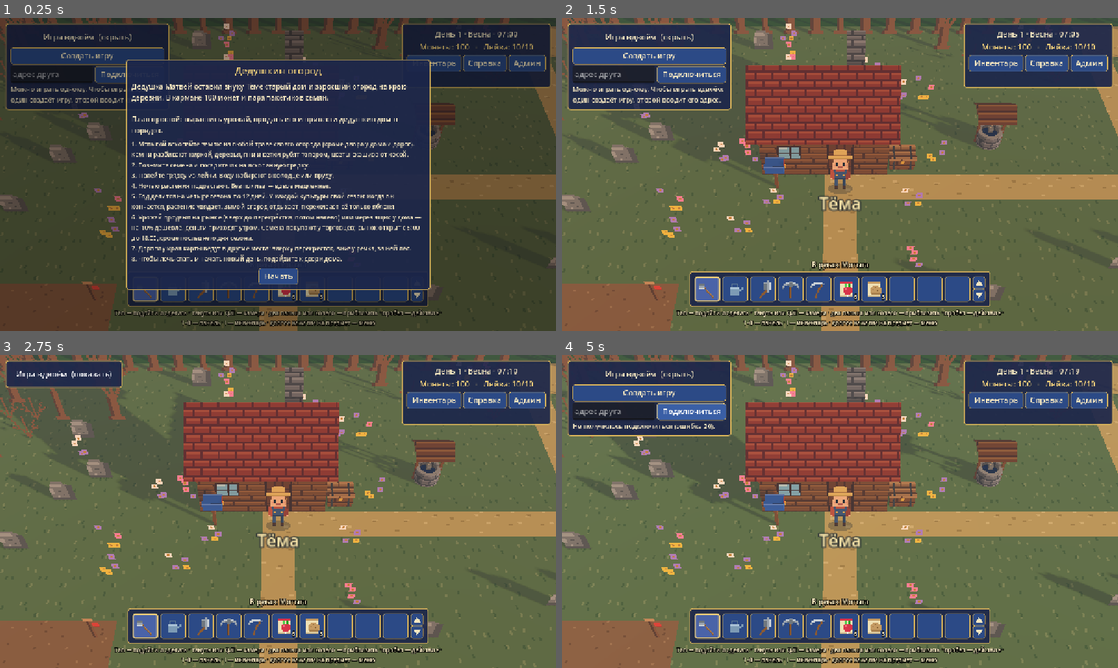
Above: before the commit, frames 1-4 (two rows, left to right).
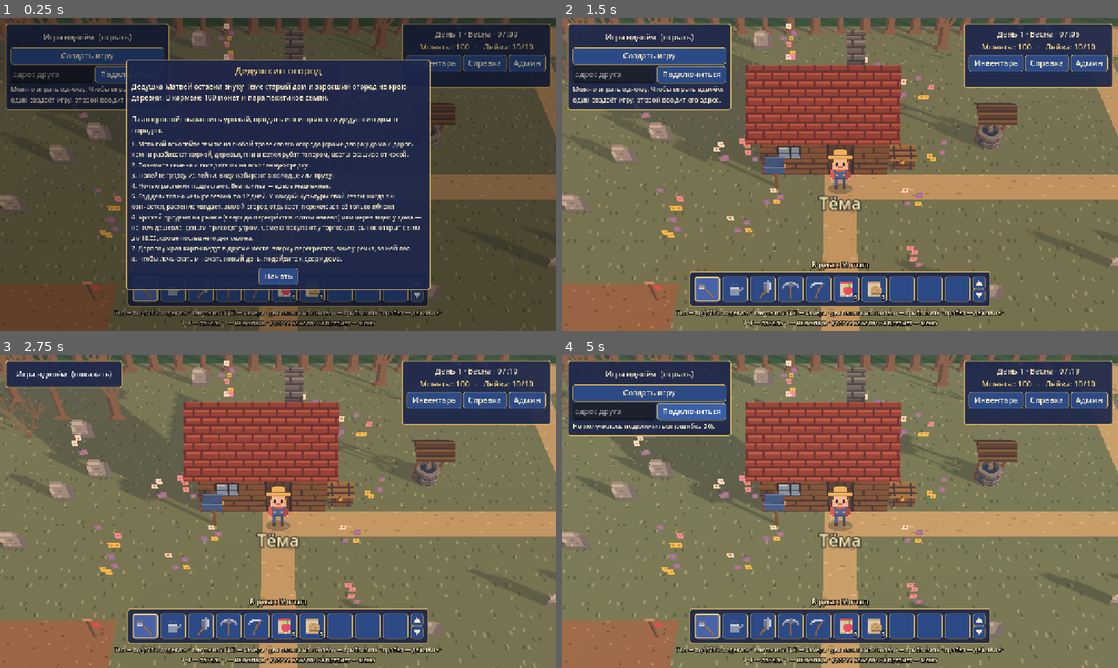
Above: after the commit, the same moments.

Repository: Japshinobi/Test
Game: Godot game, scene res://main.tscn
The game is run twice, just before and just after one commit, with the same random seed, the same clock (stepped at 60 frames per second) and the same inputs.
Inputs (mouse positions are in pixels of both pictures, inside the frame that each line leads up to):
- Up to frame 1 (0.25 s): no input
- Up to frame 2 (1.5 s): click (612, 74) at 0.52 s; type "12" at 0.6 s; click "Начать" at 1.25 s
- Up to frame 3 (2.75 s): click "Игра вдвоём (скрыть)" at 2 s
- Up to frame 4 (5 s): click "Игра вдвоём (показать)" at 2.75 s; click "Создать игру" at 3.5 s; click "Подключиться" at 4.25 s

The runs differ from the first frame. In frame 2, 2.6% of the frame differs, in the area x 0-100%, y 3-100%; in frame 3, 8.3%; in frame 4, 32%.

Commit message:
Палитры в стиле Ragnarok Online: отдельно 3D и 2D; атлас и текстуры построек притягиваются к палитрам
Co-Authored-By: Claude Opus 5.5 <noreply@anthropic.com>
Claude-Session: https://claude.ai/code/session_01Vk2GzkFks5VW2iDabaZdf6

Diff:
--- /dev/null
+++ b/godot/data/palette.json
@@ -0,0 +1,77 @@
+{
+	"about": "Палитры игры в духе Ragnarok Online: мягкие, чуть приглушённые цвета, тени уходят в холодный (сиреневый) оттенок, блики — в тёплый. Каждый ряд — один материал от светлого к тёмному. «3d» — земля, вода, постройки и всё объёмное; «2d» — персонажи, НПЦ, растения, деревья, предметы, иконки, эффекты. Все рисунки атласа и текстуры построек притягиваются к ближайшему цвету своей палитры. Правится вручную, после правки — пересобрать атлас: node tools/export-atlas.mjs",
+	"3d": {
+		"grass_spring": ["#c8e67a", "#94c656", "#68a03e", "#487a30"],
+		"grass_summer": ["#b6d66a", "#7cac4a", "#557f36", "#3a5e2a"],
+		"grass_thaw": ["#a8bc80", "#889e66", "#687e50", "#4e623e"],
+		"grass_late_summer": ["#c8c870", "#9caa4e", "#788a3c", "#566830"],
+		"grass_autumn": ["#dcc878", "#b4a454", "#8c7c3c", "#665a30"],
+		"grass_winter": ["#b8c29c", "#8c9c74", "#6c7e5a", "#506046"],
+		"dirt": ["#d4ac7c", "#b4885c", "#8e6844", "#684a32"],
+		"soil": ["#906848", "#74543c", "#583c2c", "#402c22"],
+		"soil_wet": ["#6c4e3a", "#543c2e", "#402c22", "#2e1e18"],
+		"sand": ["#f4e4b4", "#e4cc94", "#ccb074", "#a88c5c"],
+		"cobble": ["#dcd4c4", "#bcb2a0", "#988e7e", "#72695e"],
+		"stone": ["#ccc8c6", "#a4a0a0", "#7e7a80", "#5a5662"],
+		"plaster": ["#f6eedc", "#e4d6b8", "#c8b494", "#a08e70"],
+		"wood": ["#d8ac78", "#b48452", "#8e603a", "#664228"],
+		"wood_dark": ["#8e684c", "#6e4e38", "#523828", "#3a281e"],
+		"roof_red": ["#ec9470", "#cc684c", "#a44a3a", "#78322c"],
+		"roof_blue": ["#90b4e4", "#6a8cc8", "#4e68a4", "#36487e"],
+		"thatch": ["#f4dc94", "#dcbc6c", "#bc984e", "#906e38"],
+		"wheat": ["#f6e090", "#e0c062", "#bc9a42", "#907232"],
+		"water": ["#acdef2", "#70b6e2", "#4a8cca", "#30609e"],
+		"ice": ["#ecf8fe", "#cce6f6", "#a6cce6", "#80a8ce"],
+		"snow": ["#ffffff", "#f0f4fa", "#d8e0ee", "#b8c0d8"],
+		"fabric_red": ["#f49484", "#dc5e54", "#b4403e", "#822c32"],
+		"fabric_green": ["#acdc8c", "#7cbc64", "#52944c", "#366a38"],
+		"fabric_purple": ["#c4a4e4", "#9e78cc", "#7454a8", "#52397c"],
+		"fabric_yellow": ["#fff2a4", "#fad45c", "#dcac3c", "#ac802c"],
+		"fabric_cream": ["#fffaf2", "#f6eace", "#dec9a2", "#b8a27e"],
+		"fabric_blue": ["#a4c8f4", "#6e9ce0", "#4c70bc", "#36508e"],
+		"metal": ["#e2e6ee", "#aab2c2", "#788290", "#4e5664"],
+		"gold": ["#fff2a2", "#f6ca4a", "#ca9632", "#8e6622"],
+		"dark": ["#4e4458", "#3a3244", "#282232", "#1a1622"]
+	},
+	"2d": {
+		"skin_light": ["#fff2e4", "#ffdabe", "#f2b696", "#ca8672"],
+		"skin_tan": ["#f8d2aa", "#e2aa7a", "#be825a", "#8e5a42"],
+		"hair_brown": ["#c28c5c", "#96643a", "#6c442a", "#462a1e"],
+		"hair_black": ["#6c627a", "#4c445a", "#322c3e", "#1e1a2a"],
+		"hair_blonde": ["#fff2b2", "#f2d272", "#d2a64a", "#a27a36"],
+		"hair_red": ["#f2925e", "#d2663a", "#a2462a", "#722e22"],
+		"hair_grey": ["#f2f2f6", "#cacad6", "#9e9eae", "#727282"],
+		"cloth_red": ["#ff9e8e", "#e2625c", "#ba4240", "#862a30"],
+		"cloth_blue": ["#a2c6f6", "#6e9ae2", "#4c6ebe", "#364c8e"],
+		"cloth_green": ["#b6e292", "#7ebe5e", "#549646", "#386a3c"],
+		"cloth_purple": ["#d2b2f2", "#a27ed6", "#7a58ae", "#543c82"],
+		"cloth_yellow": ["#fff6aa", "#fad662", "#daac3e", "#aa7e2e"],
+		"cloth_white": ["#ffffff", "#f2eee6", "#d2cabe", "#a69e96"],
+		"cloth_dark": ["#8c8696", "#645e72", "#464052", "#2e2a38"],
+		"leather": ["#daa272", "#b27a4a", "#885632", "#5e3a24"],
+		"straw": ["#fff2aa", "#f2d272", "#caa24a", "#9a7636"],
+		"leaf_spring": ["#caf28a", "#9ada62", "#6eb24a", "#4c8a3a"],
+		"leaf_summer": ["#aada72", "#7aba4e", "#52923e", "#366c32"],
+		"leaf_autumn_yellow": ["#fff292", "#f2ca4a", "#ca9c32", "#967026"],
+		"leaf_autumn_orange": ["#ffc272", "#f29242", "#c6662e", "#8e4426"],
+		"leaf_autumn_red": ["#fa9272", "#da5a42", "#aa3e36", "#762c2e"],
+		"bark": ["#b28a66", "#8c6646", "#664832", "#443024"],
+		"blossom": ["#ffffff", "#ffe2ee", "#ffbad2", "#ea8eb2"],
+		"veg_red": ["#ff9e96", "#ea4c4a", "#ba2e3a", "#82222e"],
+		"veg_orange": ["#ffca7a", "#fa9a3a", "#d26e26", "#9c4c1e"],
+		"veg_yellow": ["#fff6a2", "#fada52", "#dab232", "#aa8622"],
+		"veg_green": ["#caf29a", "#92d262", "#5ea642", "#3e7a36"],
+		"veg_brown": ["#eaca9a", "#caa26e", "#9e764a", "#6e5034"],
+		"berry": ["#ff8e9e", "#ea4a62", "#b62e4a", "#7e1e36"],
+		"violet": ["#e2b2ff", "#ba7aea", "#8e52c2", "#623a92"],
+		"flower_pink": ["#ffd2ea", "#ff9eca", "#e272aa", "#b24e86"],
+		"flower_blue": ["#cae2ff", "#92baf8", "#668ae2", "#4a62b2"],
+		"water": ["#c2eeff", "#82caf2", "#4e9ada", "#326cb2"],
+		"metal": ["#f6f8fc", "#c6ceda", "#8c96a8", "#5c6476"],
+		"gold": ["#fff6b2", "#fad252", "#d29e32", "#966e22"],
+		"stone": ["#dad6d2", "#aeaaaa", "#827e86", "#5c5864"],
+		"wood": ["#e2b682", "#be8c56", "#92623a", "#68422a"],
+		"paper": ["#fffcf2", "#f6ead2", "#decaa6", "#baa27e"],
+		"outline": ["#4c3c46", "#30263a", "#1e1824"]
+	}
+}
--- a/godot/scripts/atlas.gd
+++ b/godot/scripts/atlas.gd
@@ -1,11 +1,11 @@
 extends RefCounted
-## Атлас спрайтов из браузерной версии (тот же, что в Unity; собирается скриптом unity/Tools~/export-atlas.mjs).
+## Атлас спрайтов (собирается скриптом tools/export-atlas.mjs из рисунков game/sprites.js).
 ## У каждого спрайта есть «точка опоры» (ax, ay) — место, которым он стоит на земле.
 
+const Palette := preload("res://scripts/palette.gd")
 const T := 16   # пикселей чернового рисунка в одной клетке
-## Цвета рубашки Тёмы и рубашки друга: второго игрока перекрашиваем, чтобы их не путать.
-const SHIRT := ["#c0563a", "#963f29"]
-const FRIEND_SHIRT := ["#4e9a52", "#35703c"]
+## Рубашка Тёмы — ряд палитры cloth_red (оттенки 1 и 2), рубашку друга перекрашиваем в cloth_green,
+## чтобы игроков не путать. В game/sprites.js рубашка нарисована теми же цветами палитры.
 
 var image: Image
 var texture: ImageTexture
@@ -65,8 +65,8 @@
 
 func _recolor_friend() -> Image:
 	var img := image.duplicate() as Image
-	var from := [Color(SHIRT[0]).to_rgba32(), Color(SHIRT[1]).to_rgba32()]
-	var to := [Color(FRIEND_SHIRT[0]), Color(FRIEND_SHIRT[1])]
+	var from := [Palette.col("2d", "cloth_red", 1).to_rgba32(), Palette.col("2d", "cloth_red", 2).to_rgba32()]
+	var to := [Palette.col("2d", "cloth_green", 1), Palette.col("2d", "cloth_green", 2)]
 	for name in sprites:
 		if not String(name).begins_with("player_"):
 			continue
--- /dev/null
+++ b/godot/scripts/palette.gd
@@ -0,0 +1,99 @@
+extends RefCounted
+## Палитры игры из data/palette.json: «3d» — земля и всё объёмное, «2d» — персонажи, растения, предметы, эффекты.
+## Рисунки атласа уже притянуты к палитрам при сборке (tools/export-atlas.mjs). Здесь то же делается
+## для картинок, которые рисует сама игра: текстуры построек, цвета пыли и брызг.
+
+static var _data: Dictionary
+static var _ramps := {}      # палитра -> ряды цветов (от светлого к тёмному)
+static var _memo := {}       # палитра -> цвет -> [ряд, ступень]
+
+
+static func _load() -> void:
+	if not _data.is_empty():
+		return
+	_data = JSON.parse_string(FileAccess.get_file_as_string("res://data/palette.json"))
+	for k in ["3d", "2d"]:
+		var list := []
+		for ramp in _data[k].values():
+			list.append(ramp.map(func(hex): return Color(hex)))
+		_ramps[k] = list
+		_memo[k] = {}
+
+
+## Ряд и ступень ближайшего цвета палитры.
+static func _nearest(c: Color, set_name: String) -> Array:
+	_load()
+	var key := c.to_rgba32() | 0xFF
+	var m: Dictionary = _memo[set_name]
+	if not m.has(key):
+		var best := [0, 0]
+		var bd := INF
+		var ramps: Array = _ramps[set_name]
+		for ri in ramps.size():
+			for si in ramps[ri].size():
+				var p: Color = ramps[ri][si]
+				# «redmean»: расстояние, близкое к тому, как глаз различает цвета
+				var rm := (c.r + p.r) * 0.5
+				var d := (2.0 + rm) * (c.r - p.r) ** 2 + 4.0 * (c.g - p.g) ** 2 + (3.0 - rm) * (c.b - p.b) ** 2
+				if d < bd:
+					bd = d
+					best = [ri, si]
+		m[key] = best
+	return m[key]
+
+
+## Цвет из ряда палитры: ramp — материал ("wood", "cloth_red"…), i — 0 светлый … 3 тёмный.
+static func col(set_name: String, ramp: String, i: int) -> Color:
+	_load()
+	var r: Array = _data[set_name][ramp]
+	return Color(r[clampi(i, 0, r.size() - 1)])
+
+
+## Ближайший цвет палитры (прозрачность сохраняется).
+static func snap(c: Color, set_name: String) -> Color:
+	var n := _nearest(c, set_name)
+	var p: Color = _ramps[set_name][n[0]][n[1]]
+	return Color(p.r, p.g, p.b, c.a)
+
+
+## Притянуть все пиксели картинки к палитре. Разные цвета картинки, попавшие в одну ступень, раздвигаются
+## по ряду (светлее — выше, темнее — ниже), чтобы узор не слился. Для небольших текстур (до 64×64).
+static func quantize(img: Image, set_name: String) -> Image:
+	var out := img.duplicate() as Image
+	var count := {}
+	for y in out.get_height():
+		for x in out.get_width():
+			var c := out.get_pixel(x, y)
+			if c.a > 0.0:
+				var key := c.to_rgba32() | 0xFF
+				count[key] = count.get(key, 0) + 1
+	var groups := {}
+	for key in count:
+		var n := _nearest(Color.hex(key), set_name)
+		var gk: int = n[0] * 100 + n[1]
+		if not groups.has(gk):
+			groups[gk] = []
+		groups[gk].append(key)
+	var to := {}
+	for gk in groups:
+		var keys: Array = groups[gk]
+		var ramp: Array = _ramps[set_name][gk / 100]
+		var si: int = gk % 100
+		keys.sort_custom(func(a, b): return count[a] > count[b])
+		var main_l := Color.hex(keys[0]).get_luminance()
+		to[keys[0]] = ramp[si]
+		var lighter := keys.slice(1).filter(func(k): return Color.hex(k).get_luminance() >= main_l)
+		var darker := keys.slice(1).filter(func(k): return Color.hex(k).get_luminance() < main_l)
+		lighter.sort_custom(func(a, b): return Color.hex(a).get_luminance() < Color.hex(b).get_luminance())
+		darker.sort_custom(func(a, b): return Color.hex(a).get_luminance() > Color.hex(b).get_luminance())
+		for j in lighter.size():
+			to[lighter[j]] = ramp[maxi(0, si - 1 - j)]
+		for j in darker.size():
+			to[darker[j]] = ramp[mini(ramp.size() - 1, si + 1 + j)]
+	for y in out.get_height():
+		for x in out.get_width():
+			var c := out.get_pixel(x, y)
+			if c.a > 0.0:
+				var p: Color = to[c.to_rgba32() | 0xFF]
+				out.set_pixel(x, y, Color(p.r, p.g, p.b, c.a))
+	return out
--- a/godot/scripts/world.gd
+++ b/godot/scripts/world.gd
@@ -6,6 +6,7 @@
 const Location := preload("res://scripts/location.gd")
 const Atlas := preload("res://scripts/atlas.gd")
 const Farm := preload("res://scripts/farm.gd")
+const Palette := preload("res://scripts/palette.gd")
 
 const T := 16
 ## Камера смотрит сверху под углом, и стоячие спрайты кажутся приплюснутыми. Немного вытягиваем их вверх.
@@ -193,7 +194,7 @@
 	if sp:
 		_shake[sp] = 0.22
 	var colors := {"chop": Color("#c99a66"), "mine": Color("#b8b8c0"), "mow": Color("#f5d33b"), "till": Color("#7a5236"), "water": Color("#9cc8f4")}
-	puff(Vector3(x + 0.5, 0.3, y + 0.5), colors.get(kind, Color.WHITE))
+	puff(Vector3(x + 0.5, 0.3, y + 0.5), Palette.snap(colors.get(kind, Color.WHITE), "2d"))
 
 
 ## Облачко пыли или брызг: несколько квадратиков разлетаются и падают.
@@ -1052,6 +1053,7 @@
 			img.blit_rect(atlas.image, atlas.rect(tile), Vector2i((k % 2) * T, (k / 2) * T))
 		if dark:
 			img.adjust_bcs(0.55, 1.0, 1.0)
+			img = Palette.quantize(img, "3d")
 		frames.append(ImageTexture.create_from_image(img))
 	var mat := StandardMaterial3D.new()
 	mat.albedo_texture = frames[0]
@@ -1093,7 +1095,7 @@
 	mesh.size = Vector2(0.06, 0.09)
 	var mat := StandardMaterial3D.new()
 	mat.shading_mode = BaseMaterial3D.SHADING_MODE_UNSHADED
-	mat.albedo_color = Color("#d8ecff")
+	mat.albedo_color = Palette.col("2d", "water", 0)
 	mat.billboard_mode = BaseMaterial3D.BILLBOARD_ENABLED
 	mesh.material = mat
 	p.mesh = mesh
@@ -1239,6 +1241,9 @@
 
 
 func _material(img: Image, cutout := false) -> StandardMaterial3D:
+	# текстуры построек рисуются кодом — притягиваем их к палитре «3d», как рисунки атласа
+	if img.get_width() * img.get_height() <= 4096:
+		img = Palette.quantize(img, "3d")
 	var mat := StandardMaterial3D.new()
 	mat.albedo_texture = ImageTexture.create_from_image(img)
 	mat.texture_filter = BaseMaterial3D.TEXTURE_FILTER_NEAREST
Binary file changed: godot/assets/atlas.png
Not shown, changed: CLAUDE.md
Not shown, added: design/pixellab/palette-3d.hex
Not shown, changed: design/pixellab/palette.hex
Not shown, changed: knowledge/decisions/architecture.md
Not shown, changed: knowledge/decisions/data.md
Not shown, changed: knowledge/owner-decisions.md
Not shown, changed: knowledge/recipes/3d-object.md
Not shown, changed: knowledge/style/pixel-art.md
